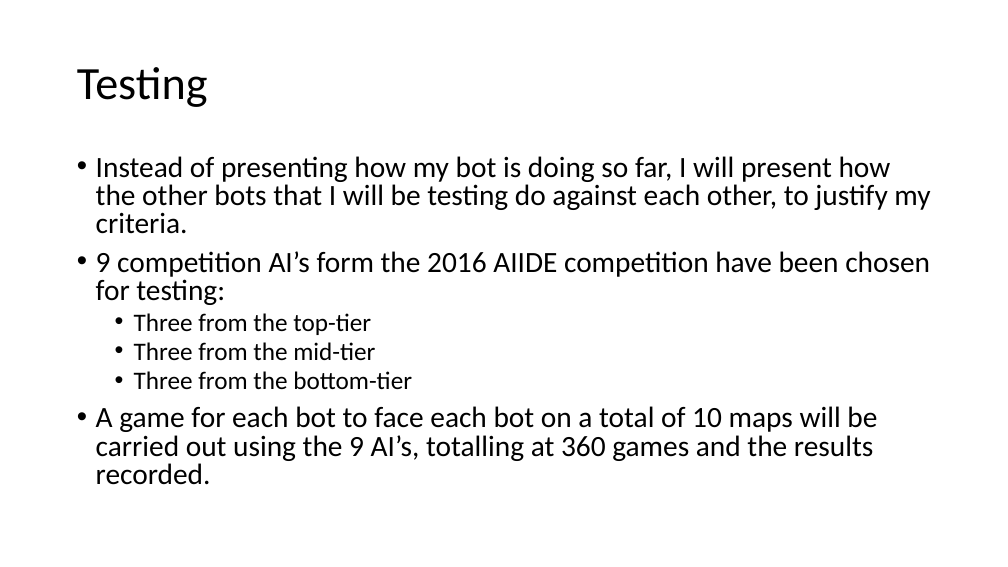
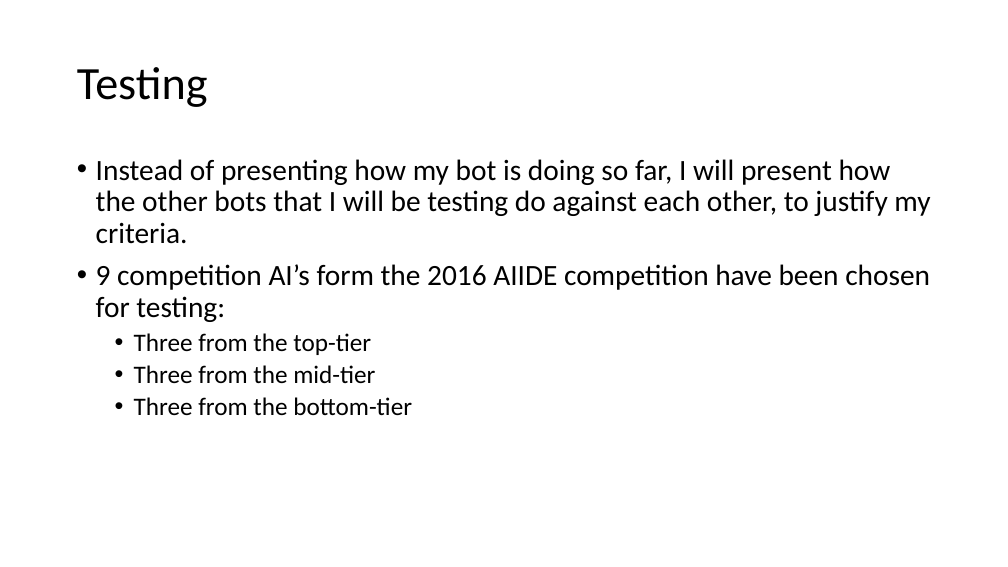
Before and after one commit to James120393/Dissertation_Artefact, a slide deck: slide 6 of ResultsPresentation.pptx (slide 4 before the commit). Drawn at 1008x567 pixels with LibreOffice and Linux fonts; fonts in the diff are those of the drawing. Boxes give left, top, right and bottom in pixels: in the first picture for what was removed or moved away, otherwise in the second. Text is boxed around its words. In the diff, an @@ line names an element or a change of style, - is before the commit and + after.

```diff
--- a/ResultsPresentation.pptx
+++ b/ResultsPresentation.pptx
@@ text "Instead of presenting how my ..." at <box>96,159,930,415</box>: line spacing 0.8 to 0.9 @@
@@ text at <box>96,406,877,485</box>: paragraph removed @@
-• A game for each bot to face each bot on a total of 10 maps will be carried out using the 9 AI’s, totalling at 360 games and the results recorded.
```
Also in this commit, not shown: 5 other slides changed, 3 slides added, 2 other files.
